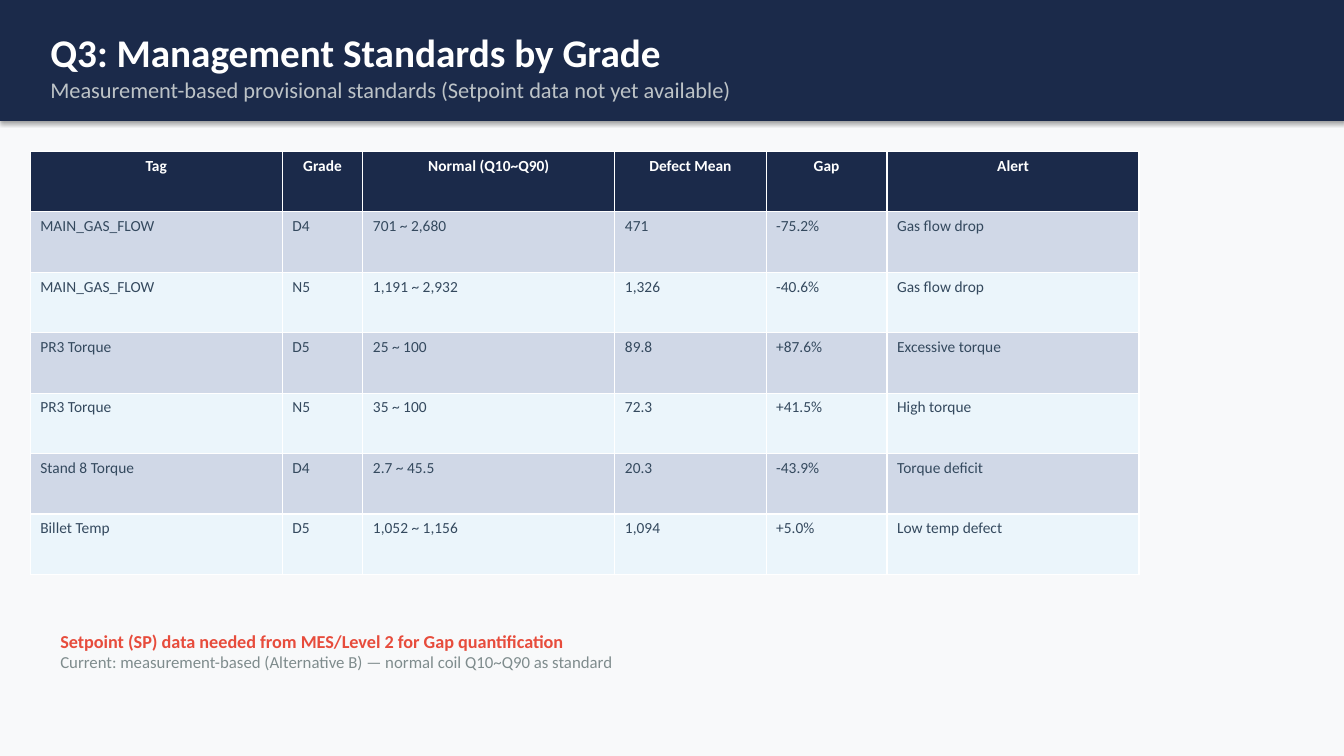
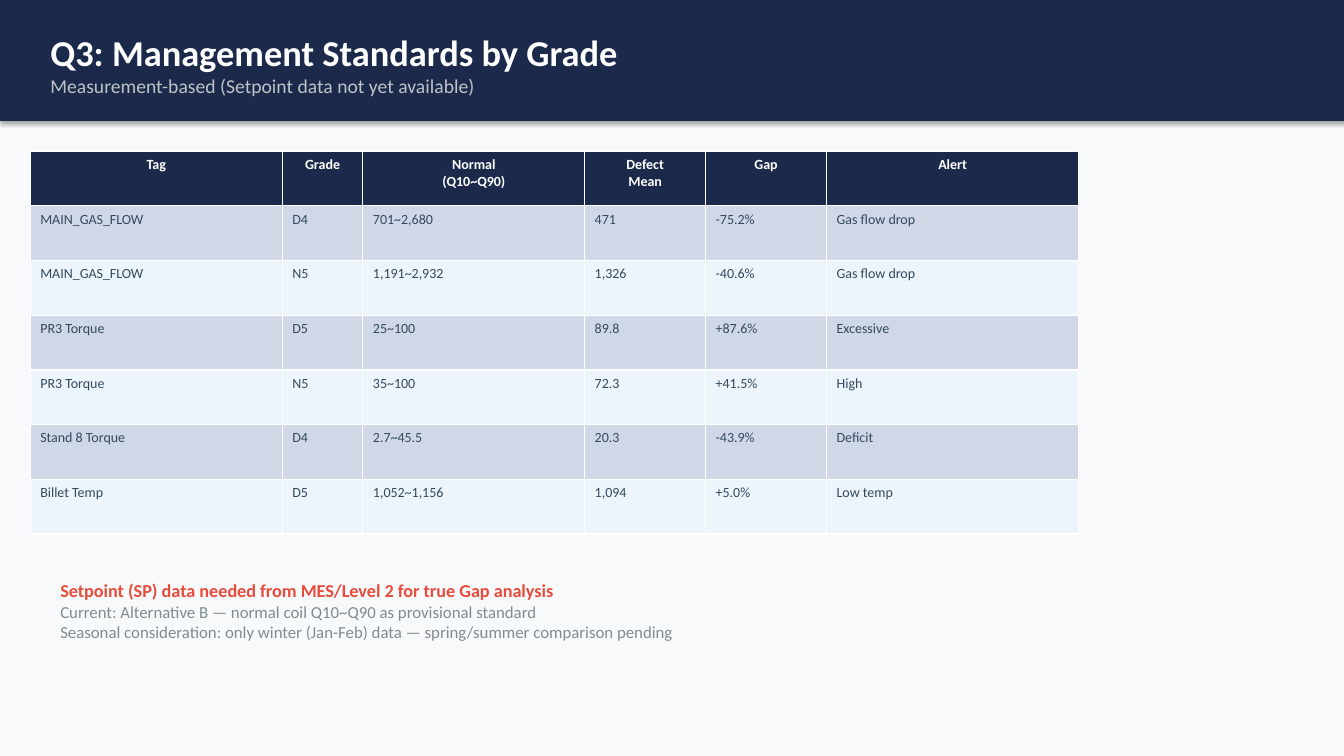
Before and after one commit to pathcosmos/steel_grade_iqr_analysis_v2, a slide deck: slide 13 of 0330_additional/0330_DH_Steel_IBA_Analysis_Report.pptx. Drawn at 1344x756 pixels with LibreOffice and Linux fonts; fonts in the diff are those of the drawing. Boxes give left, top, right and bottom in pixels: in the first picture for what was removed or moved away, otherwise in the second. Text is boxed around its words. In the diff, an @@ line names an element or a change of style, - is before the commit and + after.

```diff
--- a/0330_additional/0330_DH_Steel_IBA_Analysis_Report.pptx
+++ b/0330_additional/0330_DH_Steel_IBA_Analysis_Report.pptx
@@ text in rectangle at (50,40,617,72): size 28 to 26 pt in "Q3: Management Standards by Grade" @@
@@ text in rectangle at (50,79,474,96): text changed; size 16 to 14 pt @@
-Measurement-based provisional standards (Setpoint data not yet available)
+Measurement-based (Setpoint data not yet available)
@@ table at (30,151,1079,534) @@
-row 1, column 3: Normal (Q10~Q90)
+row 1, column 3: Normal / (Q10~Q90)
-row 1, column 4: Defect Mean
+row 1, column 4: Defect / Mean
-row 2, column 3: 701 ~ 2,680
+row 2, column 3: 701~2,680
-row 3, column 3: 1,191 ~ 2,932
+row 3, column 3: 1,191~2,932
-row 4, column 3: 25 ~ 100
+row 4, column 3: 25~100
-row 4, column 6: Excessive torque
+row 4, column 6: Excessive
-row 5, column 3: 35 ~ 100
+row 5, column 3: 35~100
-row 5, column 6: High torque
+row 5, column 6: High
-row 6, column 3: 2.7 ~ 45.5
+row 6, column 3: 2.7~45.5
-row 6, column 6: Torque deficit
+row 6, column 6: Deficit
-row 7, column 3: 1,052 ~ 1,156
+row 7, column 3: 1,052~1,156
-row 7, column 6: Low temp defect
+row 7, column 6: Low temp
@@ size 11 to 10 pt in "Tag", "Grade", "Gap", "Alert" and 26 more places @@
@@ table: place and size @@
-table at (30,151,1139,575)
+table at (30,151,1079,534)
@@ text at (60,583,672,641): text changed @@
-Setpoint (SP) data needed from MES/Level 2 for Gap quantification
-Current: measurement-based (Alternative B) — normal coil Q10~Q90 as standard
+Setpoint (SP) data needed from MES/Level 2 for true Gap analysis
+Current: Alternative B — normal coil Q10~Q90 as provisional standard
+Seasonal consideration: only winter (Jan-Feb) data — spring/summer comparison pending
```
Also in this commit, not shown: 16 other slides changed.
